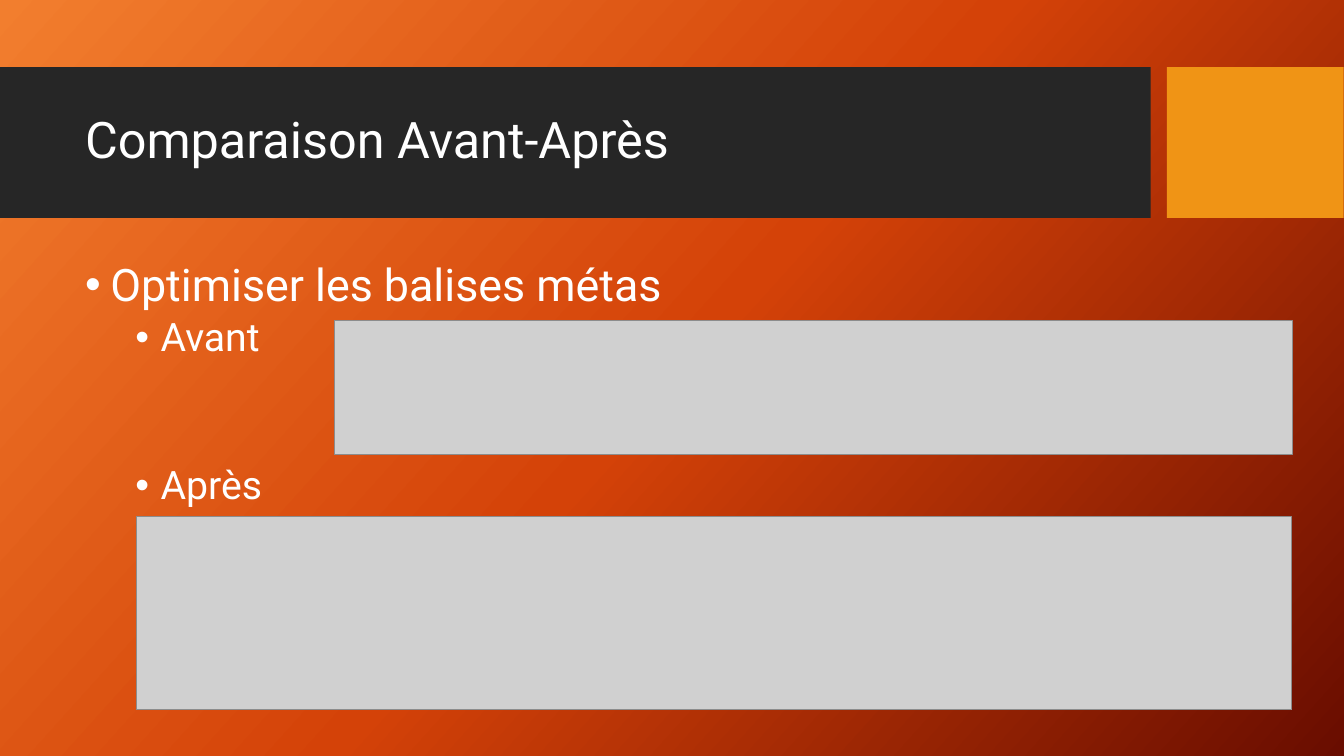
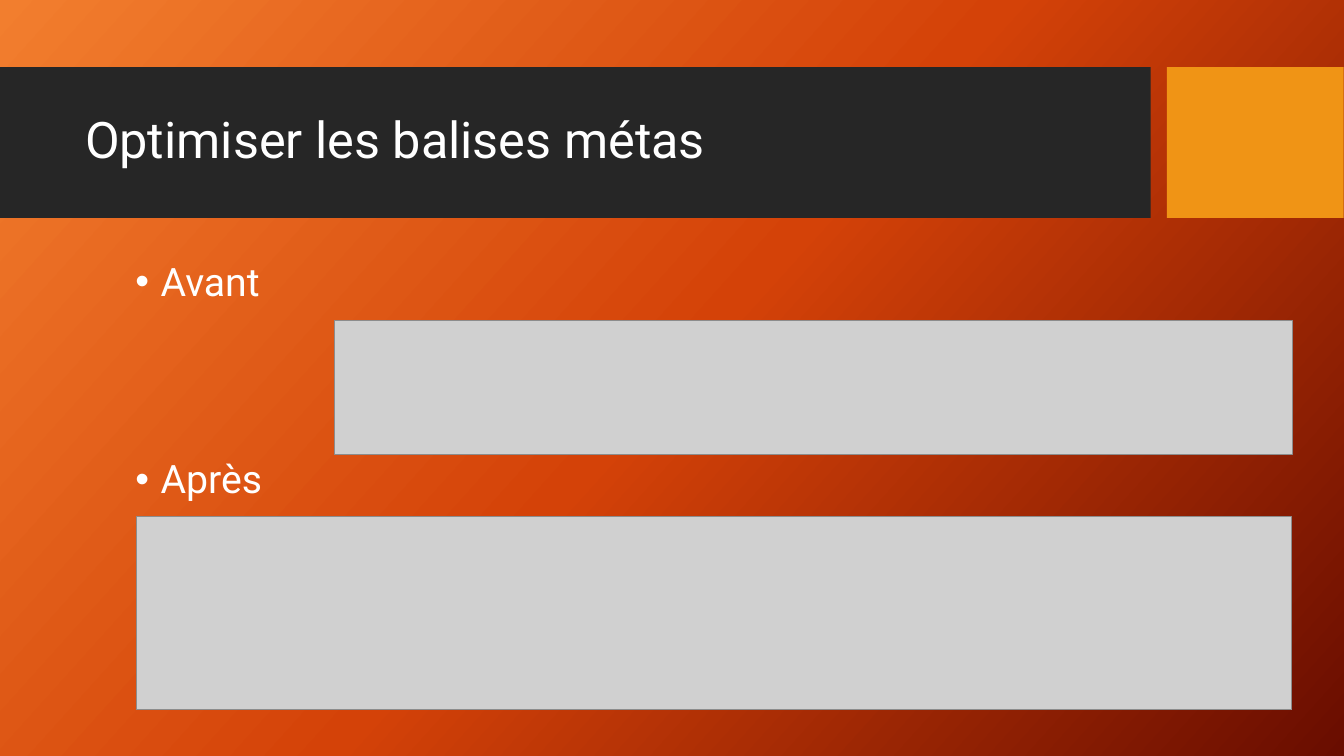
Before and after one commit to RichardZ1/Projet4_Referencement, a slide deck: slide 14 of Les 10 recommandations+Comparaison.pptx (slide 13 before the commit). Drawn at 1344x756 pixels with LibreOffice and Linux fonts; fonts in the diff are those of the drawing; grey boxes stand for pictures; background and template pictures are left out. Boxes give left, top, right and bottom in pixels: in the first picture for what was removed or moved away, otherwise in the second. Text is boxed around its words. In the diff, an @@ line names an element or a change of style, - is before the commit and + after.

Commit message:
Correction après Validation W3C

```diff
--- a/Les 10 recommandations+Comparaison.pptx
+++ b/Les 10 recommandations+Comparaison.pptx
@@ title at (85, 120, 705, 169): text changed @@
-Comparaison Avant-Après
+Optimiser les balises métas
@@ text at (110, 267, 661, 310): paragraph removed @@
-• Optimiser les balises métas
```
Also in this commit, not shown: 1 other slide changed, 13 slides added, 2 slides removed, 1 other file.
